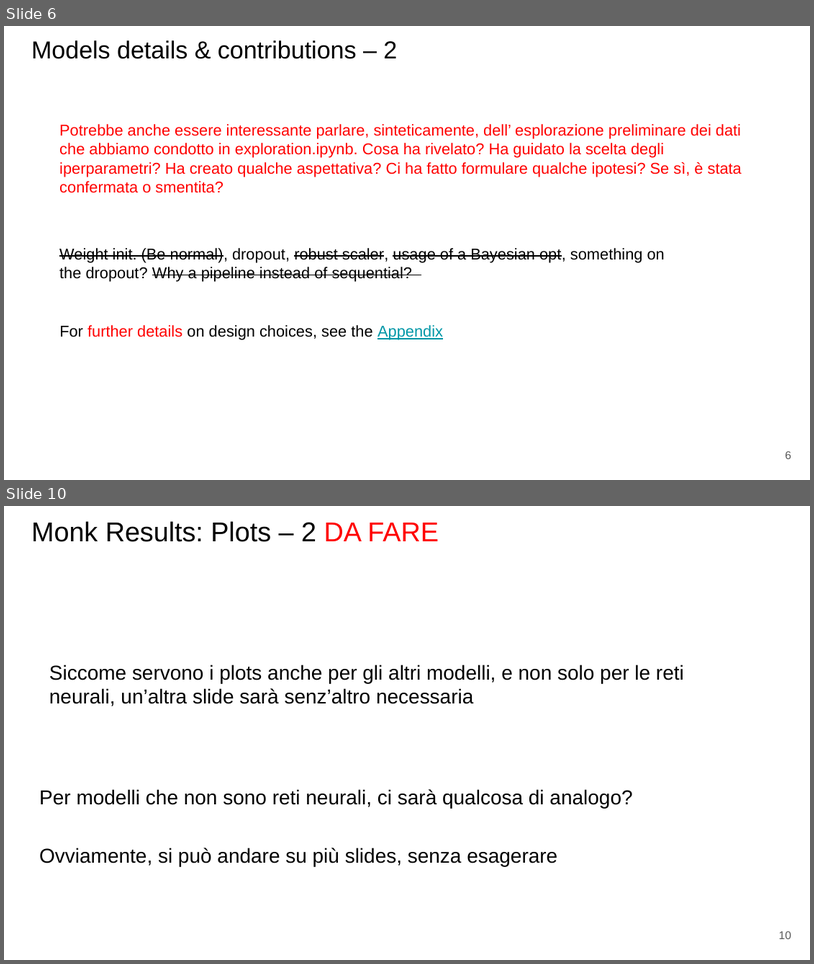
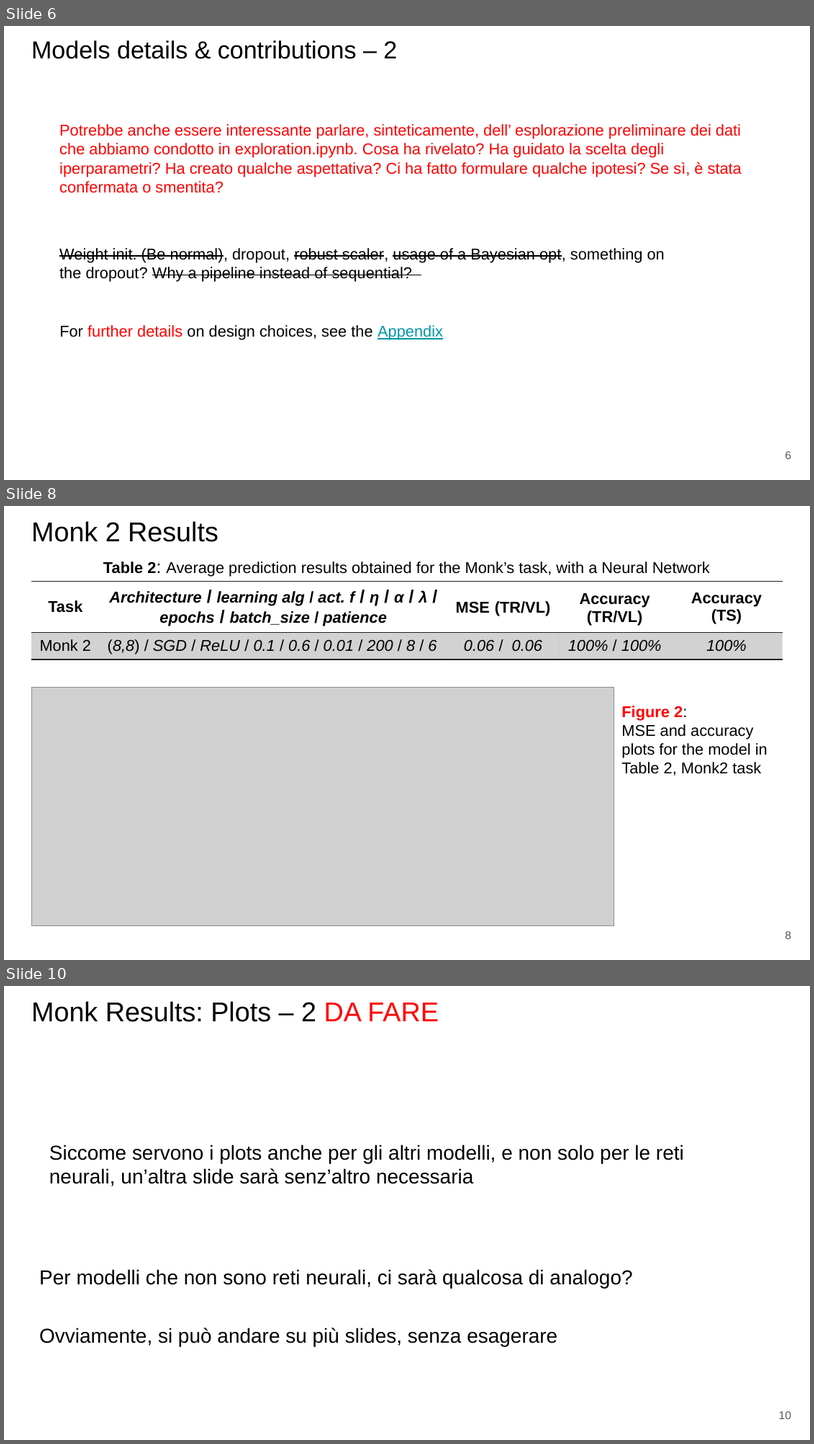
Before and after one commit to paolo-junior-mollica/machine-learning-project, a slide deck: relazione/ML-2023-PRJ-Slides-Demo.pptx. Shown one above the other, each under a label of ours: slides 6 and 10 before the commit, slides 6, 8 and 10 after it; the slides between them are not shown. The pictures are 814x964 and 814x1444 pixels, drawn with LibreOffice and Linux fonts; fonts in the diff are those of the drawing; grey boxes stand for pictures. Boxes give left, top, right and bottom in pixels: in the first picture for what was removed or moved away, otherwise in the second. Text is boxed around its words. In the diff, an @@ line names an element or a change of style, - is before the commit and + after.

Commit message:
Added MONK to presentation (with troubled plots & data)

```diff
--- a/relazione/ML-2023-PRJ-Slides-Demo.pptx
+++ b/relazione/ML-2023-PRJ-Slides-Demo.pptx
@@ slide 8 added at (4, 506, 810, 960), background #FFFFFF @@
@@ title added at (31, 521, 219, 542), 24.3 pt, text #000000 @@
+Monk 2 Results
@@ text added at (103, 561, 710, 577), 14 pt, text #000000 @@
+Table 2: Average prediction results obtained for the Monk’s task, with a Neural Network
@@ table added at (31, 581, 784, 659), 2 rows, 5 columns @@
+Task | Architecture / learning alg / act. f / η / α / λ / epochs / batch_size / patience | MSE (TR/VL) | Accuracy (TR/VL) | Accuracy (TS)
+Monk 2 | (8,8) / SGD / ReLU / 0.1 / 0.6 / 0.01 / 200 / 8 / 6 | 0.06 / 0.06 | 100% / 100% | 100%
@@ picture added at (31, 687, 615, 926) @@
@@ text added at (622, 705, 768, 775), 14 pt, text #000000 @@
+Figure 2:
+MSE and accuracy plots for the model in Table 2, Monk2 task
@@ page number added at (785, 931, 792, 939), 10 pt, text #595959 @@
+8
```
Also in this commit, not shown: 11 slides changed, 3 other slides added, 2 slides removed.
